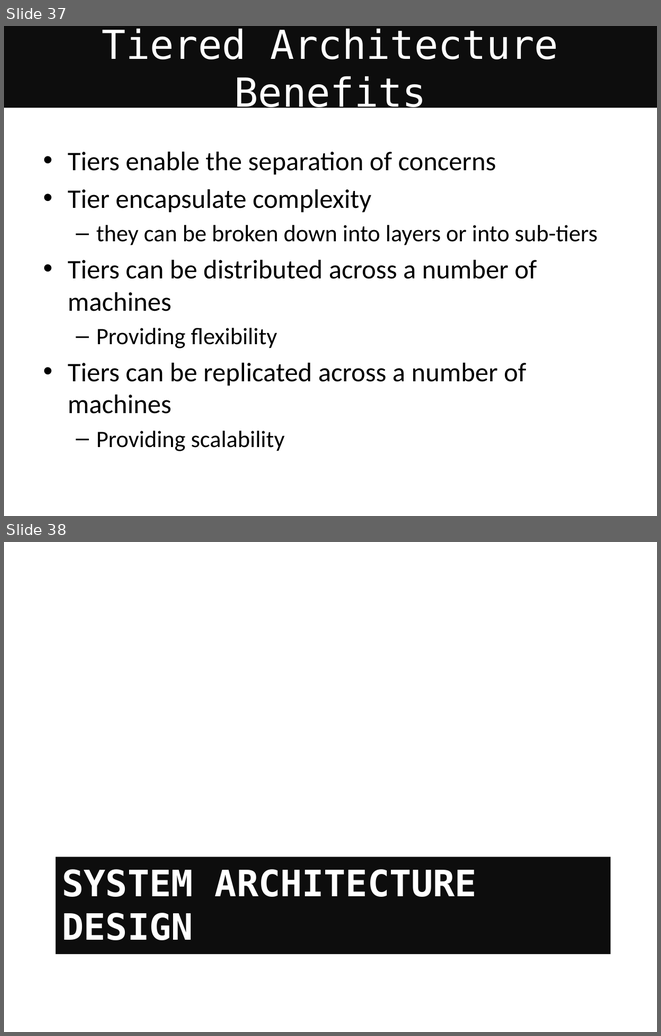
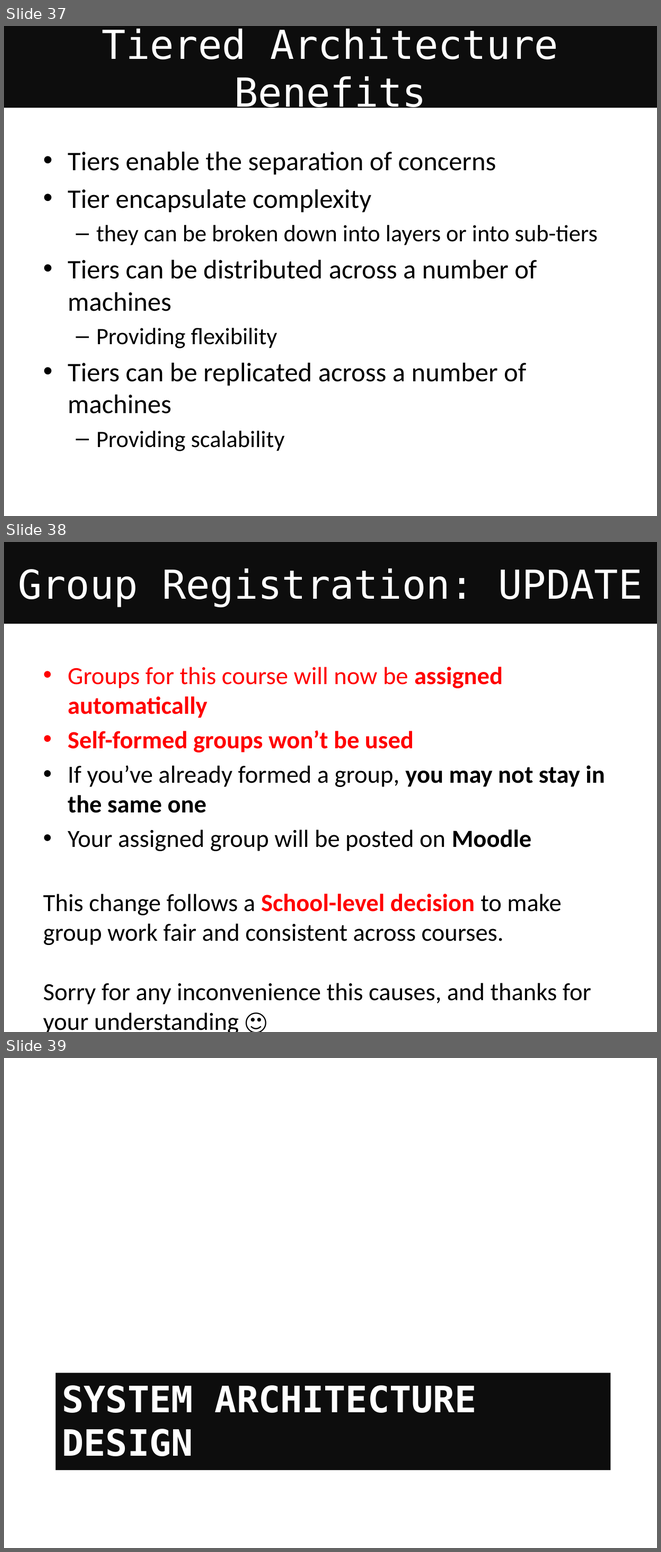
Before and after one commit to neverbiasu/awesome-uofg-msc-cs, a slide deck: materials/semester-2/COMPSCI5012-internet-technology/lectures/L1-IntroSysArchDBInfoArch.pptx. Shown one above the other, each under a label of ours: slides 37 and 38 before the commit, slides 37, 38 and 39 after it. The pictures are 661x1036 and 661x1552 pixels, drawn with LibreOffice and Linux fonts; fonts in the diff are those of the drawing. Boxes give left, top, right and bottom in pixels: in the first picture for what was removed or moved away, otherwise in the second. Text is boxed around its words. In the diff, an @@ line names an element or a change of style, - is before the commit and + after.

```diff
--- a/materials/semester-2/COMPSCI5012-internet-technology/lectures/L1-IntroSysArchDBInfoArch.pptx
+++ b/materials/semester-2/COMPSCI5012-internet-technology/lectures/L1-IntroSysArchDBInfoArch.pptx
@@ slide 38 added at [4, 542, 657, 1032], background #FFFFFF @@
@@ title added at [4, 542, 657, 624], fill #0D0D0D, 44 pt, text #FFFFFF @@
+Group Registration: UPDATE
@@ text added at [43, 667, 604, 1032], 27.2 pt, text #000000 @@
+• Groups for this course will now be assigned automatically
+• Self-formed groups won’t be used
+• If you’ve already formed a group, you may not stay in the same one
+• Your assigned group will be posted on Moodle
+This change follows a School-level decision to make group work fair and consistent across courses.
+Sorry for any inconvenience this causes, and thanks for your understanding 🙂
@@ what was slide 38 is now slide 39 @@
```
Also in this commit, not shown: 11 slides changed, 1 other slide added, 10 other files.
